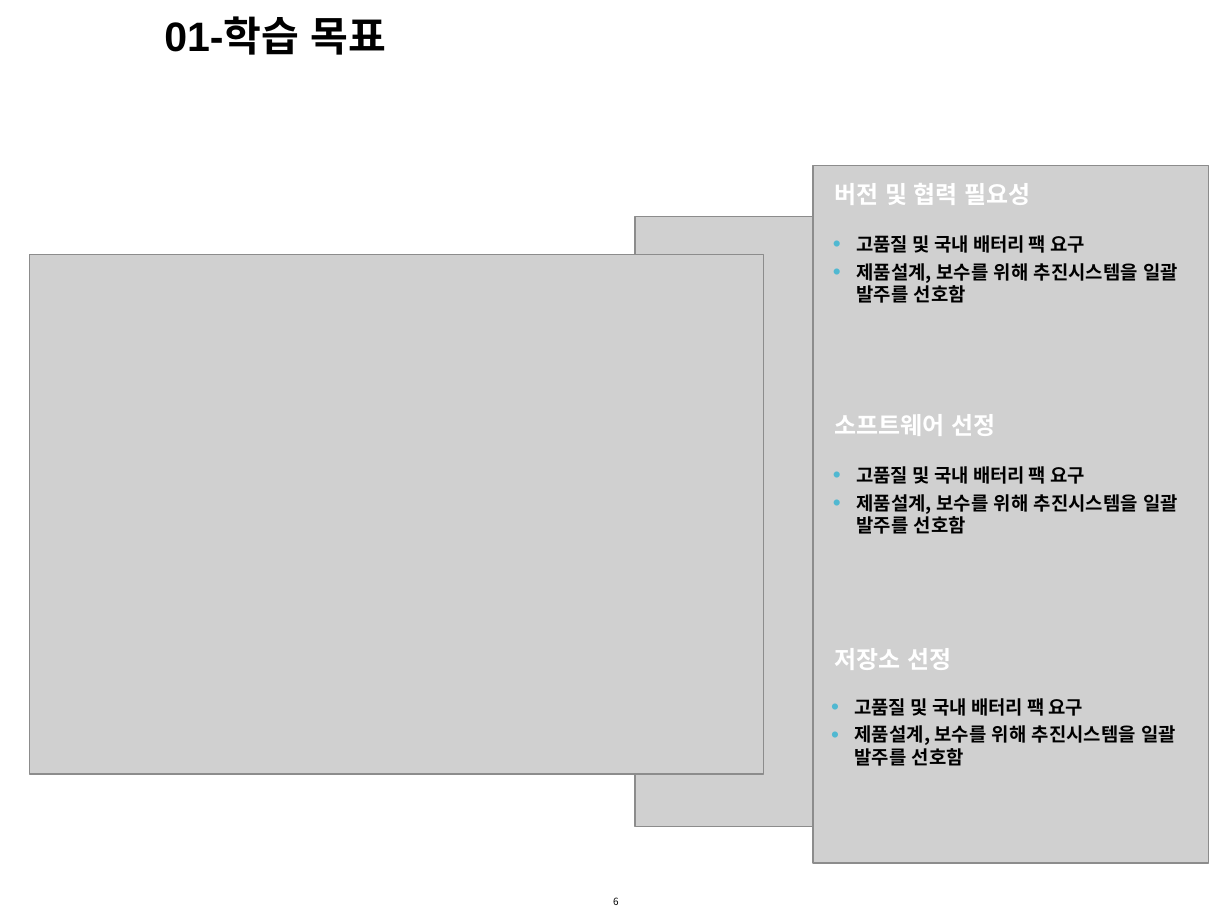
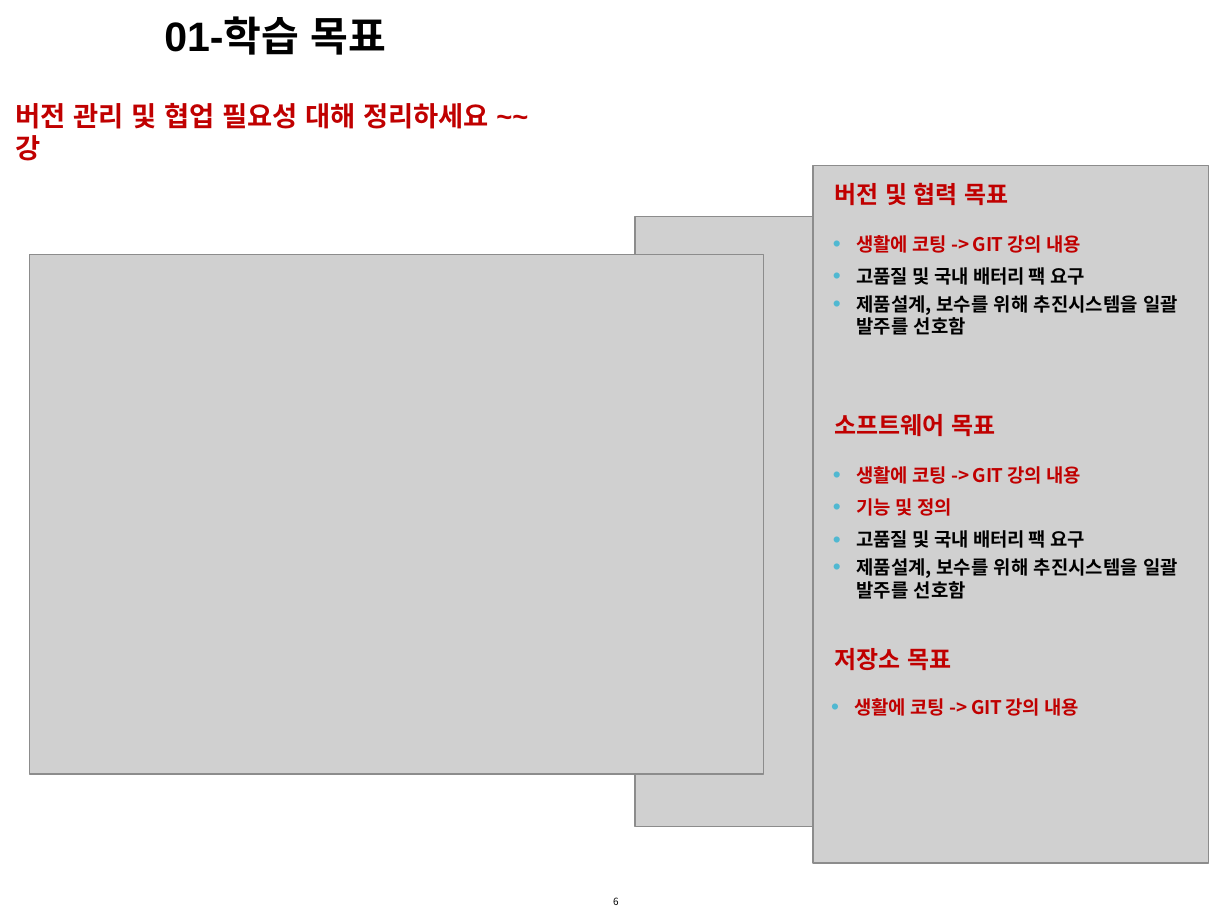
Before and after one commit to leewoown/Python_03, a slide deck: slide 6 of 나의자랑 위한 연구노트 정리건 .pptx. Drawn at 1232x924 pixels with LibreOffice and Linux fonts; fonts in the diff are those of the drawing; grey boxes stand for pictures; background and template pictures are left out. Boxes give left, top, right and bottom in pixels: in the first picture for what was removed or moved away, otherwise in the second. Text is boxed around its words. In the diff, an @@ line names an element or a change of style, - is before the commit and + after.

Commit message:
20251801_0539 국제 내용 확인하고, 250607까지 리포트를 제출하세요

```diff
--- a/나의자랑 위한 연구노트 정리건 .pptx
+++ b/나의자랑 위한 연구노트 정리건 .pptx
@@ text added at (16,103,489,161), 16 pt, text #C00000, bold @@
+버전 관리 및 협업 필요성 대해 정리하세요 ~~
+강
@@ text at (834,182,1009,205): text changed; text colour #FFFFFF to #C00000 @@
-버전 및 협력 필요성
+버전 및 협력 목표
@@ text at (856,235,1080,253): paragraph added @@
+  • 생활에 코팅 -> GIT 강의 내용
@@ text at (834,414,995,436): text changed; text colour #FFFFFF to #C00000 @@
-소프트웨어 선정
+소프트웨어 목표
@@ text at (856,466,1080,516): paragraphs added @@
+  • 생활에 코팅 -> GIT 강의 내용
+  • 기능 및 정의
@@ text at (834,648,951,670): text changed; text colour #FFFFFF to #C00000 @@
-저장소 선정
+저장소 목표
@@ text at (855,698,1079,716): text changed; text colour #000000 to #C00000 @@
-  • 고품질 및 국내 배터리 팩 요구
-  • 제품설계, 보수를 위해 추진시스템을 일괄 발주를 선호함
+  • 생활에 코팅 -> GIT 강의 내용
```
Also in this commit, not shown: 2 other slides changed, 2 slides added, 1 slide removed, 2 other files.
